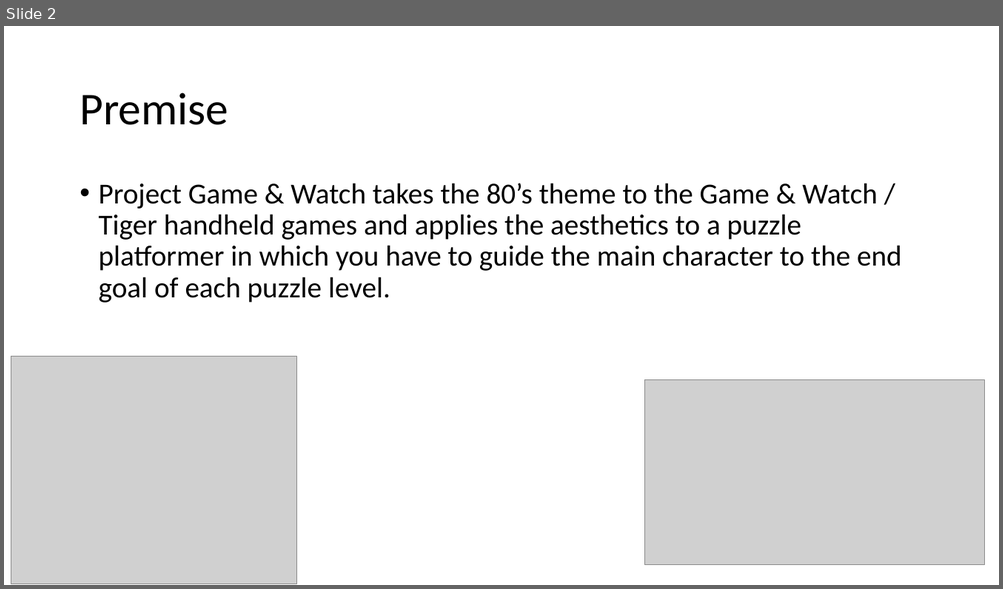
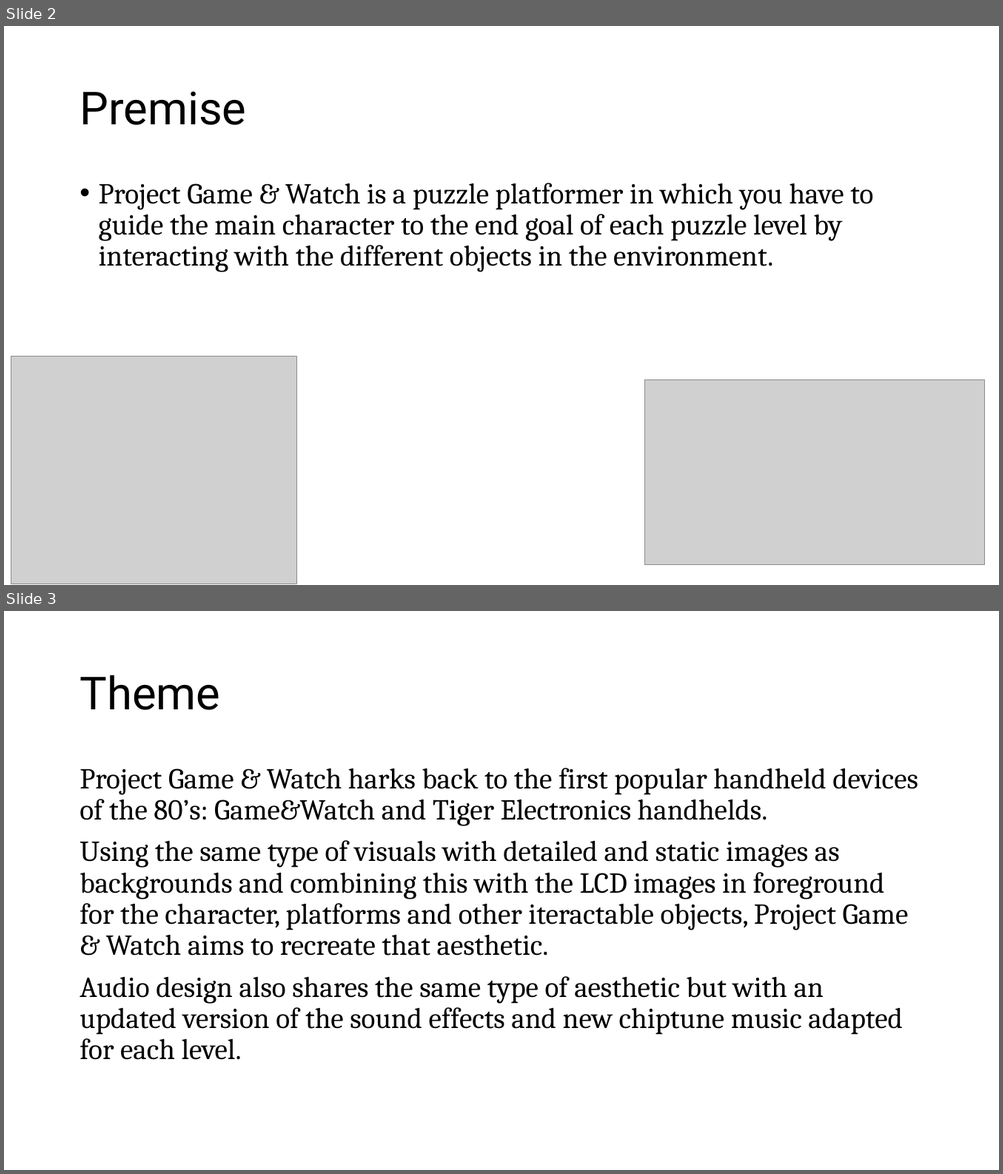
Before and after one commit to symbol24/Project-G-W, a slide deck: Project Game & Watch.pptx. Shown one above the other, each under a label of ours: slide 2 before the commit, slides 2 and 3 after it. The pictures are 1003x589 and 1003x1174 pixels, drawn with LibreOffice and Linux fonts; fonts in the diff are those of the drawing; grey boxes stand for pictures; background and template pictures are left out. Boxes give left, top, right and bottom in pixels: in the first picture for what was removed or moved away, otherwise in the second. Text is boxed around its words. In the diff, an @@ line names an element or a change of style, - is before the commit and + after.

```diff
--- a/Project Game & Watch.pptx
+++ b/Project Game & Watch.pptx
@@ slide 3 added at (x1=4, y1=611, x2=999, y2=1170), background picture (left out) @@
@@ title added at (x1=79, y1=675, x2=220, y2=710), 44 pt, text #000000 @@
+Theme
@@ text added at (x1=79, y1=768, x2=918, y2=1060), 28 pt, text #000000 @@
+Project Game & Watch harks back to the first popular handheld devices of the 80’s: Game&Watch and Tiger Electronics handhelds.
+Using the same type of visuals with detailed and static images as backgrounds and combining this with the LCD images in foreground for the character, platforms and other iteractable objects, Project Game & Watch aims to recreate that aesthetic.
+Audio design also shares the same type of aesthetic but with an updated version of the sound effects and new chiptune music adapted for each level.
@@ slide 2 changed as well @@
@@ title "Premise" at (x1=79, y1=91, x2=246, y2=125): font Calibri to Roboto @@
@@ text at (x1=99, y1=183, x2=873, y2=272): text changed; font Calibri to Cambria @@
-• Project Game & Watch takes the 80’s theme to the Game & Watch / Tiger handheld games and applies the aesthetics to a puzzle platformer in which you have to guide the main character to the end goal of each puzzle level.
+• Project Game & Watch is a puzzle platformer in which you have to guide the main character to the end goal of each puzzle level by interacting with the different objects in the environment.
```
Also in this commit, not shown: 7 other slides changed, 5 other files.
